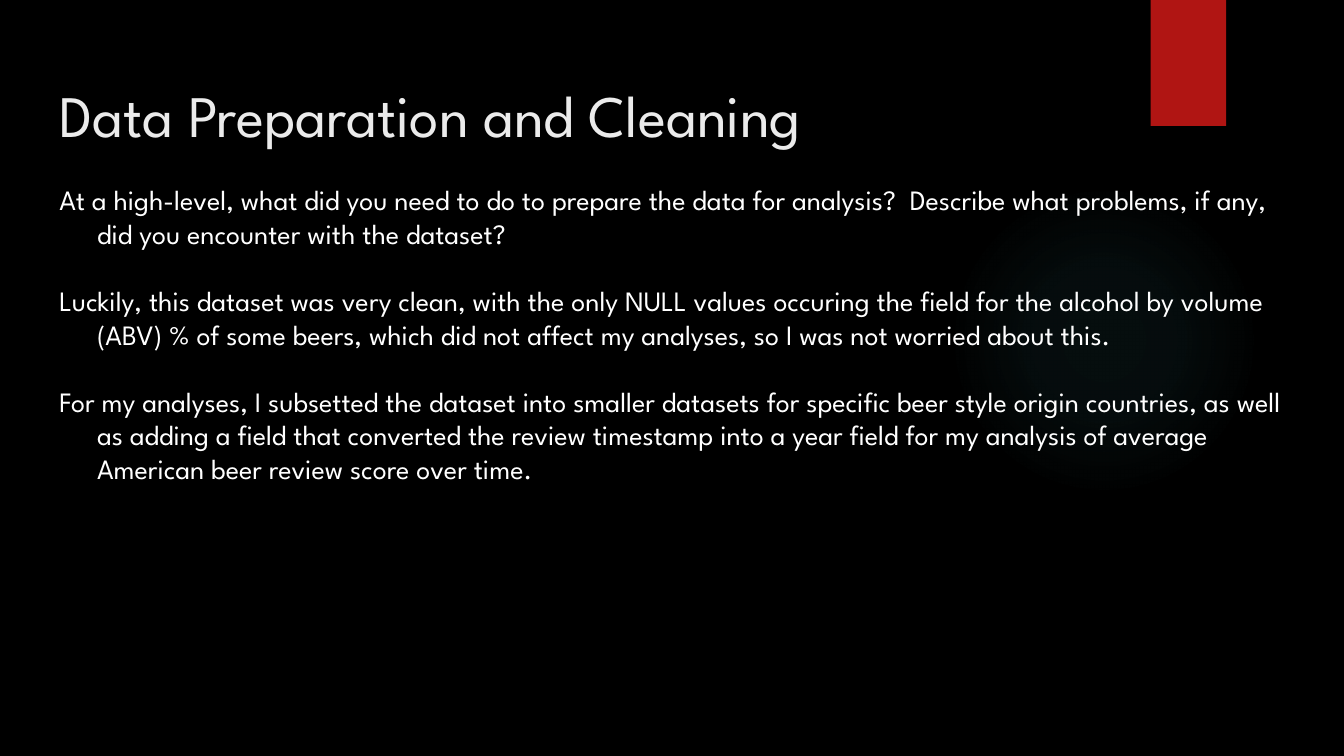
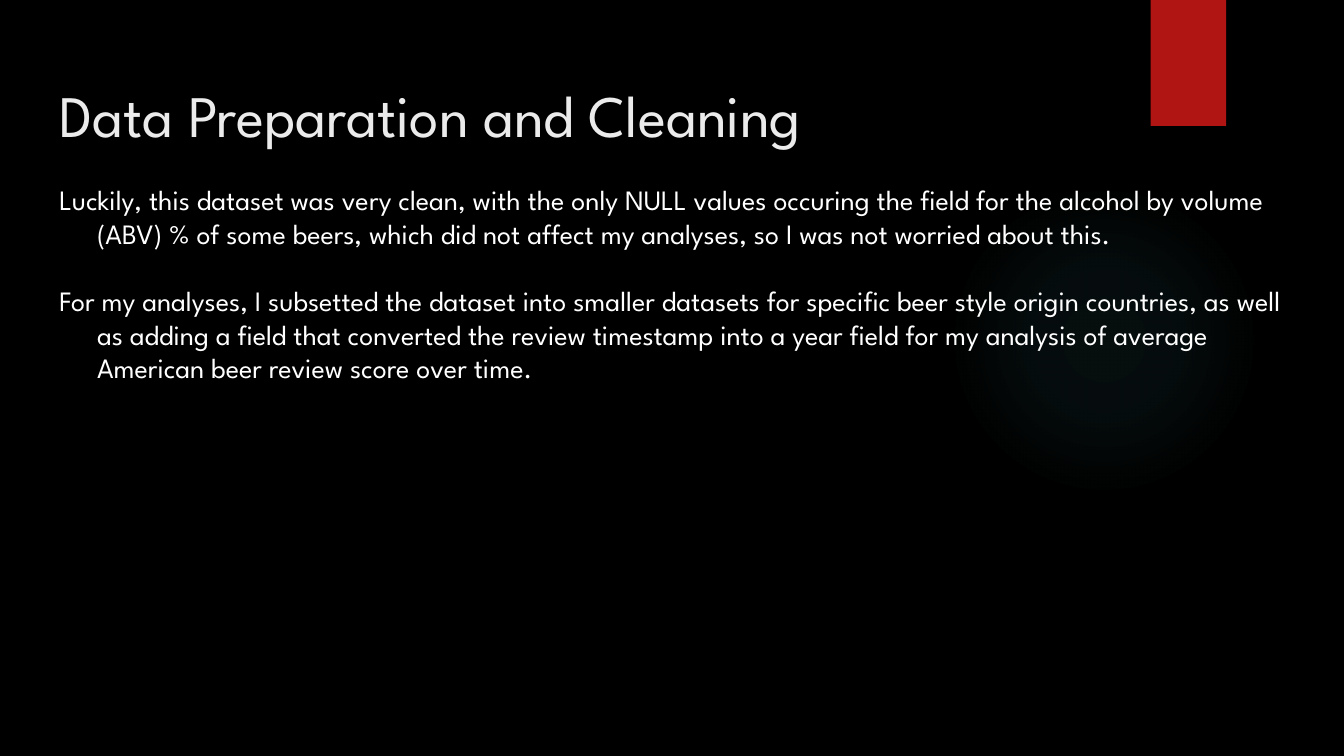
Before and after one commit to stephenlaw30/DataScienceMasters, a slide deck: slide 5 of Python/UCSD/PythonForDataScience/Week9/DSE_200X_FinalProjectPresentation.pptx. Drawn at 1344x756 pixels with LibreOffice and Linux fonts; fonts in the diff are those of the drawing; background and template pictures are left out. Boxes give left, top, right and bottom in pixels: in the first picture for what was removed or moved away, otherwise in the second. Text is boxed around its words. In the diff, an @@ line names an element or a change of style, - is before the commit and + after.

Commit message:
Change 'American' label to 'USA' since American is a continent, proofread and edit final draft of powerpoint presentation for EDX UCSD Python For Data Science final project

```diff
--- a/Python/UCSD/PythonForDataScience/Week9/DSE_200X_FinalProjectPresentation.pptx
+++ b/Python/UCSD/PythonForDataScience/Week9/DSE_200X_FinalProjectPresentation.pptx
@@ text at [59, 190, 1266, 250]: paragraph removed @@
-At a high-level, what did you need to do to prepare the data for analysis? Describe what problems, if any, did you encounter with the dataset?
```
Also in this commit, not shown: 7 other slides changed, 4 other files.
